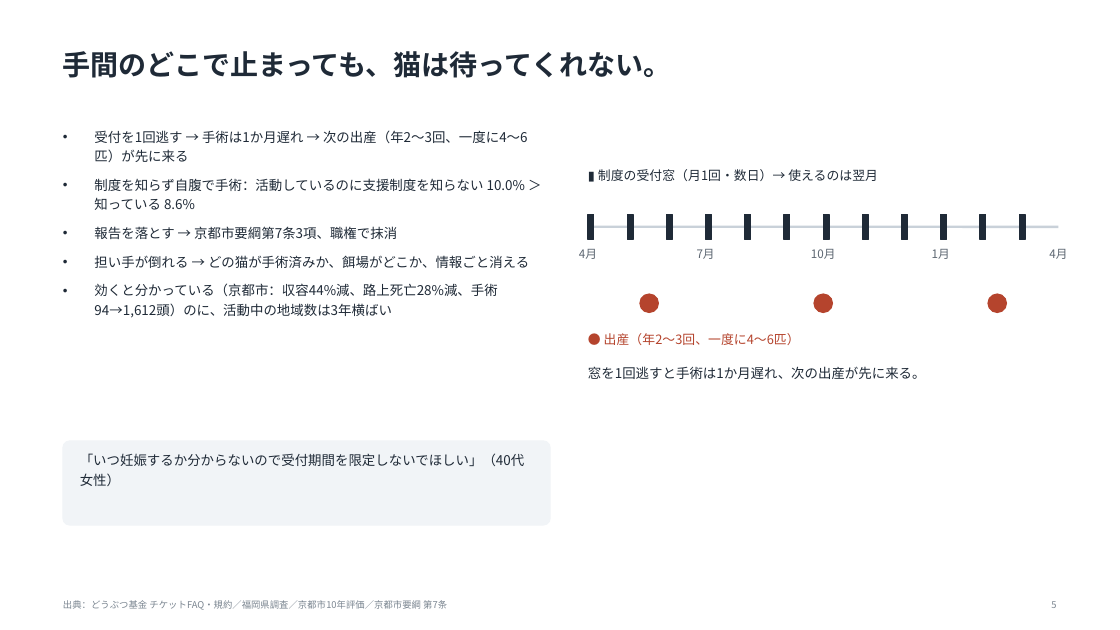
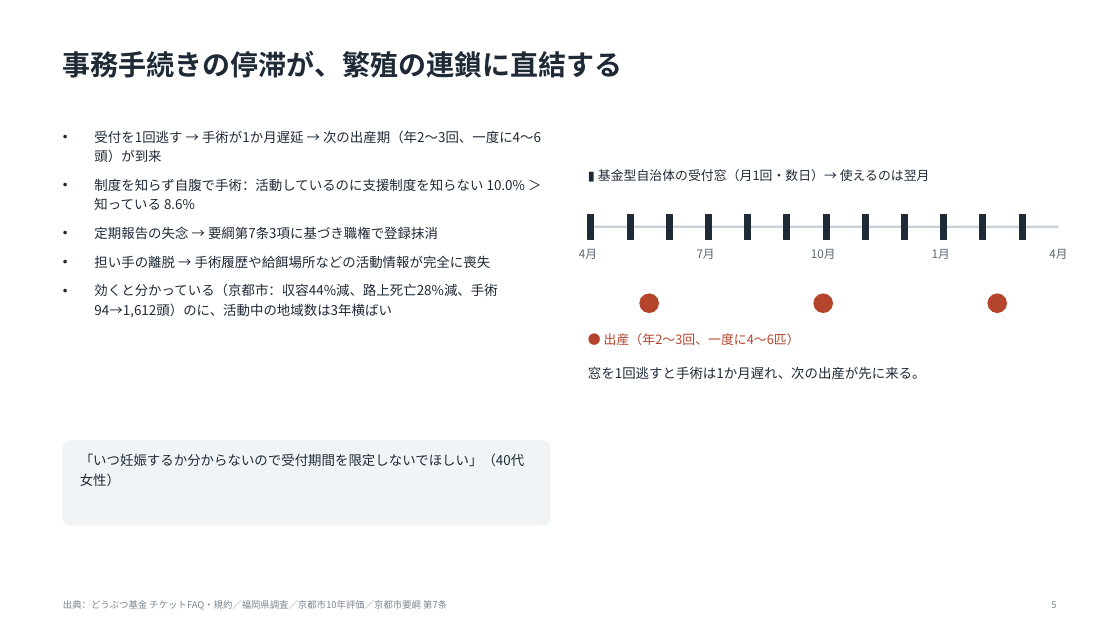
Before and after one commit to tsurutontan634/VORN, a slide deck: slide 5 of docs/deck3/nekonote_VORN2026.pptx. Drawn at 1120x630 pixels with LibreOffice and Linux fonts; fonts in the diff are those of the drawing. Boxes give left, top, right and bottom in pixels: in the first picture for what was removed or moved away, otherwise in the second. Text is boxed around its words. In the diff, an @@ line names an element or a change of style, - is before the commit and + after.

```diff
--- a/docs/deck3/nekonote_VORN2026.pptx
+++ b/docs/deck3/nekonote_VORN2026.pptx
@@ text at [63, 51, 622, 78]: text changed @@
-手間のどこで止まっても、猫は待ってくれない。
+事務手続きの停滞が、繁殖の連鎖に直結する
@@ text at [94, 130, 541, 162]: text changed @@
-• 受付を1回逃す → 手術は1か月遅れ → 次の出産（年2〜3回、一度に4〜6匹）が先に来る
+• 受付を1回逃す → 手術が1か月遅延 → 次の出産期（年2〜3回、一度に4〜6頭）が到来
@@ text at [598, 169, 930, 181]: text changed @@
-▮ 制度の受付窓（月1回・数日）→ 使えるのは翌月
+▮ 基金型自治体の受付窓（月1回・数日）→ 使えるのは翌月
@@ text at [94, 226, 491, 268]: text changed @@
-• 報告を落とす → 京都市要綱第7条3項、職権で抹消
-• 担い手が倒れる → どの猫が手術済みか、餌場がどこか、情報ごと消える
+• 定期報告の失念 → 要綱第7条3項に基づき職権で登録抹消
+• 担い手の離脱 → 手術履歴や給餌場所などの活動情報が完全に喪失
```
Also in this commit, not shown: 17 other slides changed, 5 other files.
